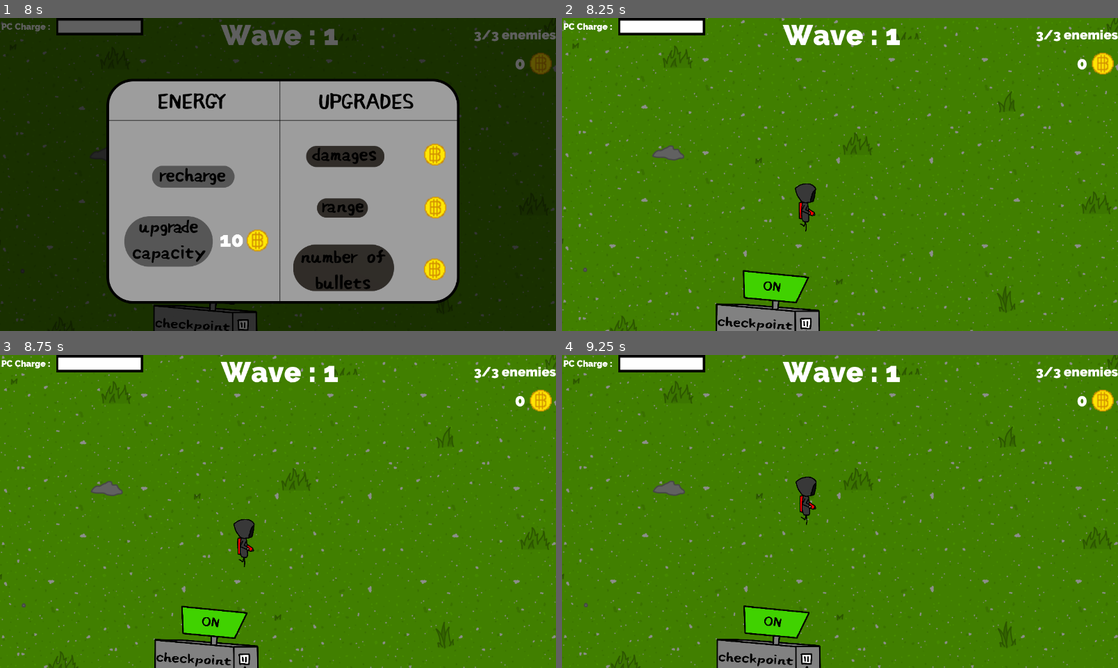
Above: before the commit, frames 1-4 (two rows, left to right).
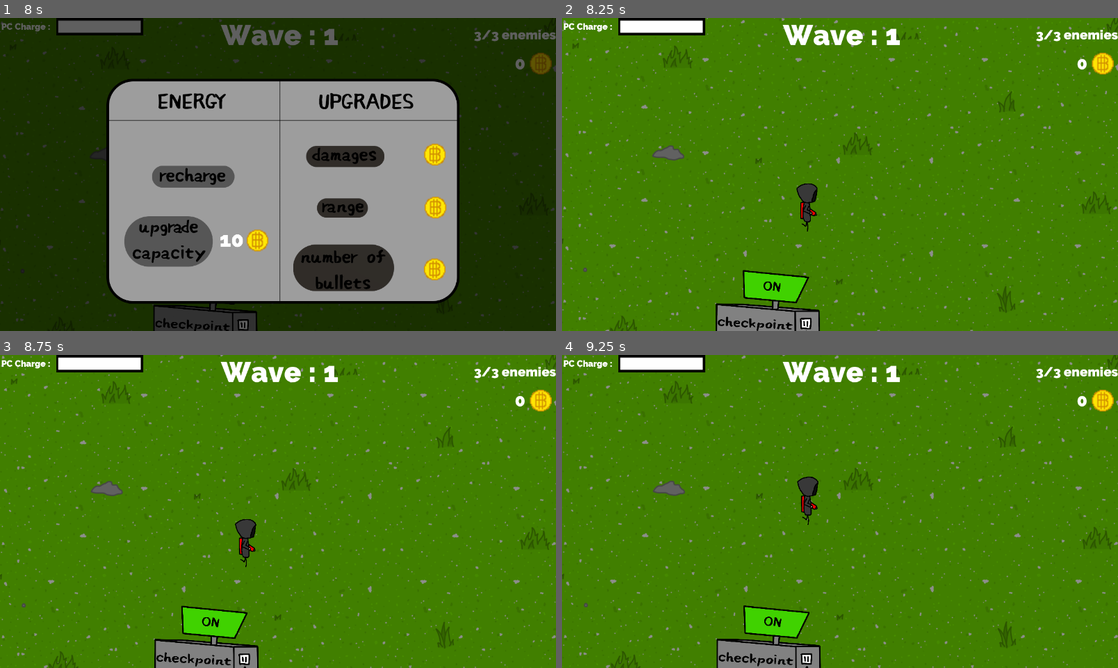
Above: after the commit, the same moments.

Repository: CeylenGames/5thAlakajam
Game: Godot game, scene res://MainMenu.tscn
Same seed, same stepped clock (60 frames per second), same inputs: the game is played once before the commit and once after it.
Inputs (mouse positions are in pixels of both pictures, inside the frame that each line leads up to):
- Up to frame 1 (8 s): click (433, 312) at 0.5 s; click (433, 312) at 1.25 s; click (33, 312) at 2 s; click (33, 312) at 2.75 s; tap F at 3.5 s; hold Up (ui_up) 3.53-5.03 s; tap Keypad 0 (combo_0) at 3.6, 5.85 s; tap Enter (ui_accept) at 3.77, 4.52, 6.02, 6.77, 7.52 s; tap Keypad 1 (combo_1) at 4.35, 6.6 s; hold Left (ui_left) 5.03-6.53 s; tap Tab (select_enemy) at 5.1, 7.35 s; hold Down (ui_down) 6.53-7.28 s; hold Right (ui_right) from 7.28 s (still down)
- Up to frame 2 (8.25 s): release Right (ui_right) at 8 s; click (756, 177) at 8 s
- Up to frame 3 (8.75 s): no input
- Up to frame 4 (9.25 s): hold Up (ui_up) from 8.78 s (still down); tap Keypad 0 (combo_0) at 8.85 s

Frame 1 is identical in both runs. In frame 2, 0.2% of the frame differs, in the area x 41-46%, y 52-69%; in frame 3, 0.2%; in frame 4, 0.2%.

Commit message:
modifs améliorations

Diff:
--- a/Prefabs/Enemy.tscn
+++ b/Prefabs/Enemy.tscn
@@ -9,7 +9,12 @@
 custom_solver_bias = 0.0
 extents = Vector2( 40, 40 )
 
-[node name="Enemy" type="KinematicBody2D" groups=[
+[sub_resource type="CircleShape2D" id=2]
+
+custom_solver_bias = 0.0
+radius = 50.0
+
+[node name="Enemy" type="KinematicBody2D" index="0" groups=[
 "Enemy",
 ]]
 
@@ -30,3 +35,19 @@
 [node name="CollisionShape2D" type="CollisionShape2D" parent="." index="1"]
 
 shape = SubResource( 1 )
+
+[node name="Area2D" type="Area2D" parent="." index="2"]
+
+input_pickable = true
+gravity_vec = Vector2( 0, 1 )
+gravity = 98.0
+linear_damp = 0.1
+angular_damp = 1.0
+audio_bus_override = false
+audio_bus_name = "Master"
+
+[node name="CollisionShape2D" type="CollisionShape2D" parent="Area2D" index="0"]
+
+shape = SubResource( 2 )
+
+[connection signal="body_entered" from="Area2D" to="." method="_on_body_entered"]
--- a/Prefabs/Player.tscn
+++ b/Prefabs/Player.tscn
@@ -4,11 +4,11 @@
 [ext_resource path="res://images/perso/persos1.png" type="Texture" id=2]
 [ext_resource path="res://images/perso/persos2.png" type="Texture" id=3]
 [ext_resource path="res://images/perso/persob1.png" type="Texture" id=4]
-[ext_resource path="res://images/perso/persof1.png" type="Texture" id=5]
-[ext_resource path="res://images/perso/persof2.png" type="Texture" id=6]
-[ext_resource path="res://images/perso/persof3.png" type="Texture" id=7]
-[ext_resource path="res://images/perso/persob2.png" type="Texture" id=8]
-[ext_resource path="res://images/perso/persob3.png" type="Texture" id=9]
+[ext_resource path="res://images/perso/persob2.png" type="Texture" id=5]
+[ext_resource path="res://images/perso/persob3.png" type="Texture" id=6]
+[ext_resource path="res://images/perso/persof1.png" type="Texture" id=7]
+[ext_resource path="res://images/perso/persof2.png" type="Texture" id=8]
+[ext_resource path="res://images/perso/persof3.png" type="Texture" id=9]
 
 [sub_resource type="SpriteFrames" id=1]
 
@@ -23,24 +23,24 @@
 "name": "SideIdle",
 "speed": 5.0
 }, {
+"frames": [ ExtResource( 4 ), ExtResource( 5 ), ExtResource( 6 ) ],
+"loop": true,
+"name": "Dos",
+"speed": 4.0
+}, {
 "frames": [ ExtResource( 4 ) ],
 "loop": true,
 "name": "DosIdle",
 "speed": 5.0
 }, {
-"frames": [ ExtResource( 5 ) ],
+"frames": [ ExtResource( 7 ) ],
 "loop": true,
 "name": "FaceIdle",
 "speed": 5.0
 }, {
-"frames": [ ExtResource( 5 ), ExtResource( 6 ), ExtResource( 7 ) ],
+"frames": [ ExtResource( 7 ), ExtResource( 8 ), ExtResource( 9 ) ],
 "loop": true,
 "name": "Face",
-"speed": 4.0
-}, {
-"frames": [ ExtResource( 4 ), ExtResource( 8 ), ExtResource( 9 ) ],
-"loop": true,
-"name": "Dos",
 "speed": 4.0
 } ]
 
--- a/Scripts/CheckPoint.gd
+++ b/Scripts/CheckPoint.gd
@@ -45,5 +45,5 @@
 
 	get_parent().get_node("Player").save_data()
 func recharge():
-	get_node(get_parent().get_node("Player").ChargeBar).value = get_parent().get_node("Player").charge_max
+	get_node(get_parent().get_node("Player").ChargeBar).value = get_node(get_parent().get_node("Player").ChargeBar).max_value
 	get_parent().get_node("Player").save_data()
--- a/Scripts/Enemy.gd
+++ b/Scripts/Enemy.gd
@@ -49,3 +49,8 @@
 	get_parent().get_parent().add_child(coin)
 	get_parent().get_parent().enemy_died()
 	queue_free()
+
+
+func _on_body_entered(body):
+	if body.is_in_group("Player"):
+		body.hit(10)
--- a/Scripts/Player.gd
+++ b/Scripts/Player.gd
@@ -21,7 +21,7 @@
 var charge_max = 100
 var charge = charge_max
 
-var charge_loose = 10
+var charge_loose = 5
 
 func _ready():
 	load_data()
@@ -132,3 +132,8 @@
 	save_file.open("res://save.txt", File.READ)
 	charge_max = int(save_file.get_line())
 	coins = int(save_file.get_line())
+
+func hit(damage):
+	charge -= damage
+	if charge < 0:
+		charge = 0
--- a/World.tscn
+++ b/World.tscn
@@ -18,26 +18,26 @@
 [ext_resource path="res://images/terrain2/rock.png" type="Texture" id=16]
 [ext_resource path="res://images/terrain2/rock2.png" type="Texture" id=17]
 [ext_resource path="res://images/terrain2/rock3.png" type="Texture" id=18]
-[ext_resource path="res://images/plateforme.png" type="Texture" id=19]
-[ext_resource path="res://Prefabs/CheckPoint.tscn" type="PackedScene" id=20]
-[ext_resource path="res://Prefabs/Player.tscn" type="PackedScene" id=21]
-[ext_resource path="res://Prefabs/Combo.tscn" type="PackedScene" id=22]
-[ext_resource path="res://Prefabs/Bullet.tscn" type="PackedScene" id=23]
-[ext_resource path="res://images/locked.png" type="Texture" id=24]
-[ext_resource path="res://Scripts/EnemyContainer.gd" type="Script" id=25]
-[ext_resource path="res://Prefabs/Spawner.tscn" type="PackedScene" id=26]
-[ext_resource path="res://Prefabs/Enemy.tscn" type="PackedScene" id=27]
-[ext_resource path="res://images/enemies/spam1.png" type="Texture" id=28]
-[ext_resource path="res://images/enemies/spam2.png" type="Texture" id=29]
-[ext_resource path="res://images/enemies/spam3.png" type="Texture" id=30]
-[ext_resource path="res://images/enemies/spam4.png" type="Texture" id=31]
-[ext_resource path="res://Scripts/PauseEnemy.gd" type="Script" id=32]
-[ext_resource path="res://Prefabs/PauseMenu.tscn" type="PackedScene" id=33]
-[ext_resource path="res://Prefabs/pc_menu.tscn" type="PackedScene" id=34]
-[ext_resource path="res://font/Raleway-Black.ttf" type="DynamicFontData" id=35]
-[ext_resource path="res://images/ui/fond_bar.png" type="Texture" id=36]
-[ext_resource path="res://images/ui/bar.png" type="Texture" id=37]
-[ext_resource path="res://images/bitcoin/bitcoin1.png" type="Texture" id=38]
+[ext_resource path="res://Prefabs/Player.tscn" type="PackedScene" id=19]
+[ext_resource path="res://Prefabs/Combo.tscn" type="PackedScene" id=20]
+[ext_resource path="res://Prefabs/Bullet.tscn" type="PackedScene" id=21]
+[ext_resource path="res://images/locked.png" type="Texture" id=22]
+[ext_resource path="res://Scripts/EnemyContainer.gd" type="Script" id=23]
+[ext_resource path="res://Prefabs/Spawner.tscn" type="PackedScene" id=24]
+[ext_resource path="res://Prefabs/Enemy.tscn" type="PackedScene" id=25]
+[ext_resource path="res://images/enemies/spam1.png" type="Texture" id=26]
+[ext_resource path="res://images/enemies/spam2.png" type="Texture" id=27]
+[ext_resource path="res://images/enemies/spam3.png" type="Texture" id=28]
+[ext_resource path="res://images/enemies/spam4.png" type="Texture" id=29]
+[ext_resource path="res://Scripts/PauseEnemy.gd" type="Script" id=30]
+[ext_resource path="res://Prefabs/PauseMenu.tscn" type="PackedScene" id=31]
+[ext_resource path="res://Prefabs/pc_menu.tscn" type="PackedScene" id=32]
+[ext_resource path="res://font/Raleway-Black.ttf" type="DynamicFontData" id=33]
+[ext_resource path="res://images/ui/fond_bar.png" type="Texture" id=34]
+[ext_resource path="res://images/ui/bar.png" type="Texture" id=35]
+[ext_resource path="res://images/bitcoin/bitcoin1.png" type="Texture" id=36]
+[ext_resource path="res://images/plateforme.png" type="Texture" id=37]
+[ext_resource path="res://Prefabs/CheckPoint.tscn" type="PackedScene" id=38]
 
 [sub_resource type="NavigationPolygon" id=1]
 
@@ -829,24 +829,13 @@
 position = Vector2( -2650, 570 )
 texture = ExtResource( 16 )
 
-[node name="plateforme" type="Sprite" parent="." index="3"]
-
-position = Vector2( 0, 90 )
-scale = Vector2( 0.268229, 0.268229 )
-texture = ExtResource( 19 )
-
-[node name="CheckPoint" parent="." index="4" instance=ExtResource( 20 )]
-
-position = Vector2( 0, -10 )
-
-[node name="Player" parent="." index="5" instance=ExtResource( 21 )]
-
-editor/display_folded = true
+[node name="Player" parent="." index="3" instance=ExtResource( 19 )]
+
 position = Vector2( 500, -200 )
 _sections_unfolded = [ "Transform" ]
-Combo_Indic = ExtResource( 22 )
-Bullet = ExtResource( 23 )
-select_texture = ExtResource( 24 )
+Combo_Indic = ExtResource( 20 )
+Bullet = ExtResource( 21 )
+select_texture = ExtResource( 22 )
 Coins = NodePath("../GUI/Coins")
 ChargeBar = NodePath("../GUI/Charge/TextureProgress")
 
@@ -899,7 +888,6 @@
 
 [node name="CoinPicker" type="Area2D" parent="Player" index="5"]
 
-editor/display_folded = true
 input_pickable = true
 gravity_vec = Vector2( 0, 1 )
 gravity = 98.0
@@ -912,42 +900,42 @@
 
 shape = SubResource( 3 )
 
-[node name="Enemies" type="Node2D" parent="." index="6"]
-
-script = ExtResource( 25 )
+[node name="Enemies" type="Node2D" parent="." index="4"]
+
+script = ExtResource( 23 )
 _sections_unfolded = [ "Transform" ]
 
-[node name="Spawner" parent="." index="7" instance=ExtResource( 26 )]
+[node name="Spawner" parent="." index="5" instance=ExtResource( 24 )]
 
 position = Vector2( 1370, -1590 )
 nav = NodePath("../Navigation2D")
-Enemy = ExtResource( 27 )
+Enemy = ExtResource( 25 )
 Player = NodePath("../Player")
 EnemyContainer = NodePath("../Enemies")
-sprites = [ ExtResource( 28 ), ExtResource( 29 ), ExtResource( 30 ), ExtResource( 31 ) ]
+sprites = [ ExtResource( 26 ), ExtResource( 27 ), ExtResource( 28 ), ExtResource( 29 ) ]
 time_left = 1.0
 
-[node name="Spawner2" parent="." index="8" instance=ExtResource( 26 )]
+[node name="Spawner2" parent="." index="6" instance=ExtResource( 24 )]
 
 position = Vector2( -2210, 140 )
 nav = NodePath("../Navigation2D")
-Enemy = ExtResource( 27 )
+Enemy = ExtResource( 25 )
 Player = NodePath("../Player")
 EnemyContainer = NodePath("../Enemies")
-sprites = [ ExtResource( 28 ), ExtResource( 29 ), ExtResource( 30 ), ExtResource( 31 ) ]
+sprites = [ ExtResource( 26 ), ExtResource( 27 ), ExtResource( 28 ), ExtResource( 29 ) ]
 time_left = 2.0
 
-[node name="Spawner3" parent="." index="9" instance=ExtResource( 26 )]
+[node name="Spawner3" parent="." index="7" instance=ExtResource( 24 )]
 
 position = Vector2( 680, 1270 )
 nav = NodePath("../Navigation2D")
-Enemy = ExtResource( 27 )
+Enemy = ExtResource( 25 )
 Player = NodePath("../Player")
 EnemyContainer = NodePath("../Enemies")
-sprites = [ ExtResource( 28 ), ExtResource( 29 ), ExtResource( 30 ), ExtResource( 31 ) ]
+sprites = [ ExtResource( 26 ), ExtResource( 27 ), ExtResource( 28 ), ExtResource( 29 ) ]
 time_left = 3.0
 
-[node name="GUI" type="CanvasLayer" parent="." index="10"]
+[node name="GUI" type="CanvasLayer" parent="." index="8"]
 
 editor/display_folded = true
 layer = 1
@@ -1169,6 +1157,16 @@
 size_flags_horizontal = 1
 size_flags_vertical = 1
 
+[node name="plateforme" type="Sprite" parent="." index="9"]
+
+position = Vector2( 0, 90 )
+scale = Vector2( 0.268229, 0.268229 )
+texture = ExtResource( 37 )
+
+[node name="CheckPoint" parent="." index="10" instance=ExtResource( 38 )]
+
+position = Vector2( 0, -10 )
+
 [connection signal="body_entered" from="Player/Detector" to="Player" method="_detected"]
 
 [connection signal="body_exited" from="Player/Detector" to="Player" method="_undetected"]
Not shown: 1 places in Prefabs/Enemy.tscn that only renumber resources
Not shown: 9 places in World.tscn that only renumber resources
